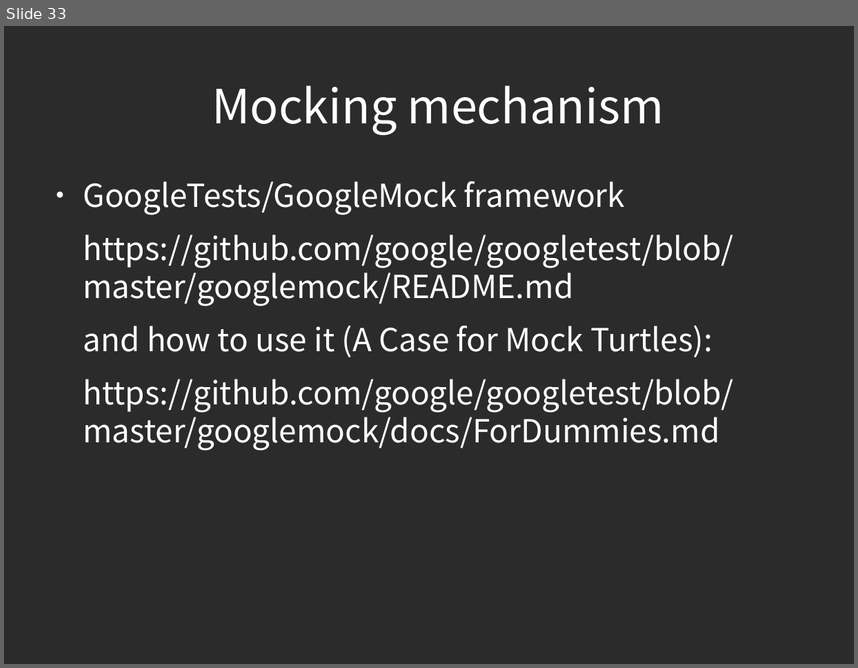
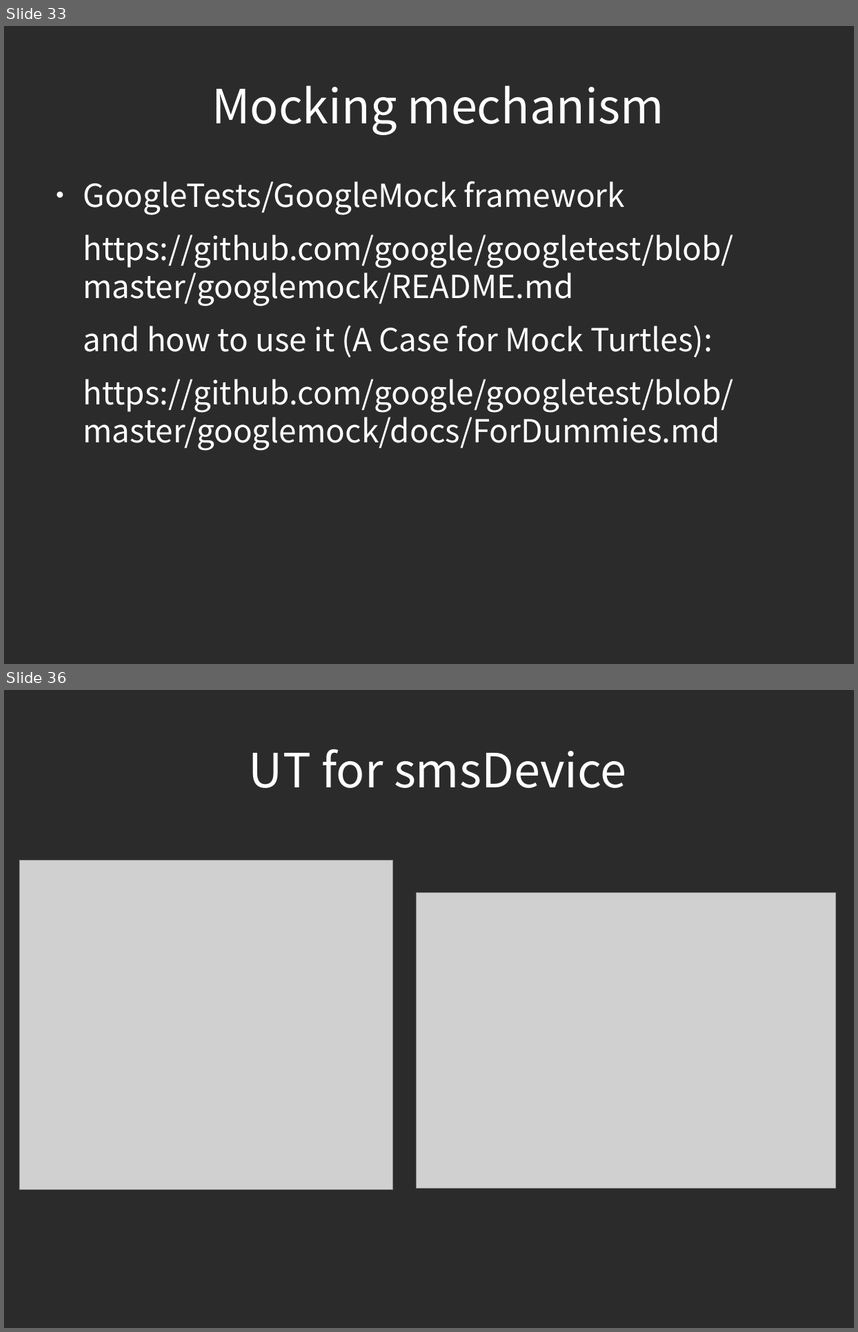
Before and after one commit to piotrek24061988/AutomaticTesting, a slide deck: module1/doc/AutomatedTesting.odp. Shown one above the other, each under a label of ours: slide 33 before the commit, slides 33 and 36 after it; the slides between them are not shown. The pictures are 858x668 and 858x1332 pixels, drawn with LibreOffice and Linux fonts; fonts in the diff are those of the drawing; grey boxes stand for pictures; background and template pictures are left out; a plain dark background stands for a picture behind light text. Boxes give left, top, right and bottom in pixels: in the first picture for what was removed or moved away, otherwise in the second. Text is boxed around its words. In the diff, an @@ line names an element or a change of style, - is before the commit and + after.

Commit message:
presentation smsDevice ut, smsDevice fake object

```diff
--- a/module1/doc/AutomatedTesting.odp
+++ b/module1/doc/AutomatedTesting.odp
@@ slide 36 added at <box>4,690,854,1328</box>, background picture (left out) @@
@@ title added at <box>249,749,627,788</box>, 44 pt, text #FFFFFF @@
+UT for smsDevice
@@ picture added at <box>19,860,392,1189</box> @@
@@ picture added at <box>417,893,836,1188</box> @@
```
Also in this commit, not shown: 3 slides changed, 3 other slides added.
